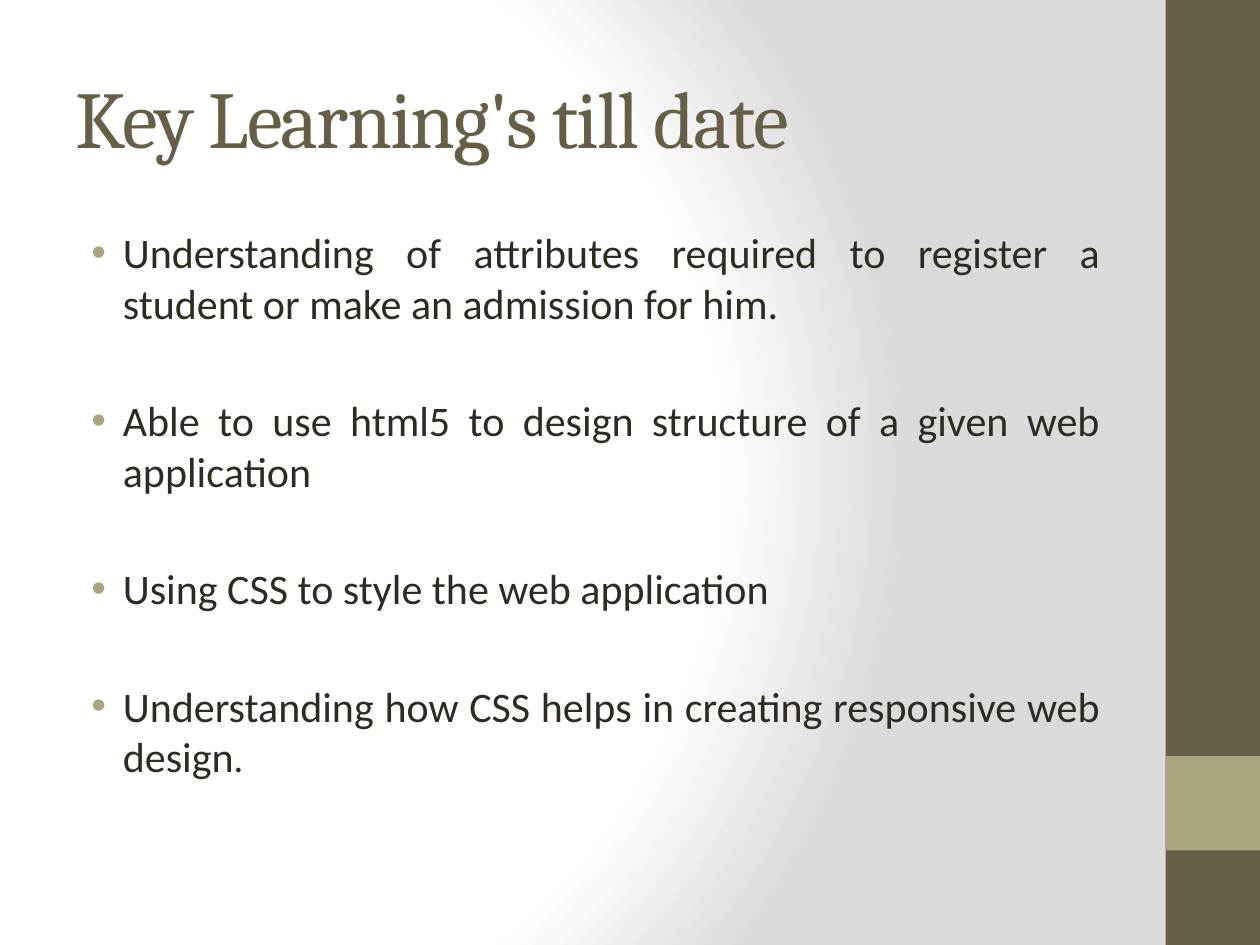
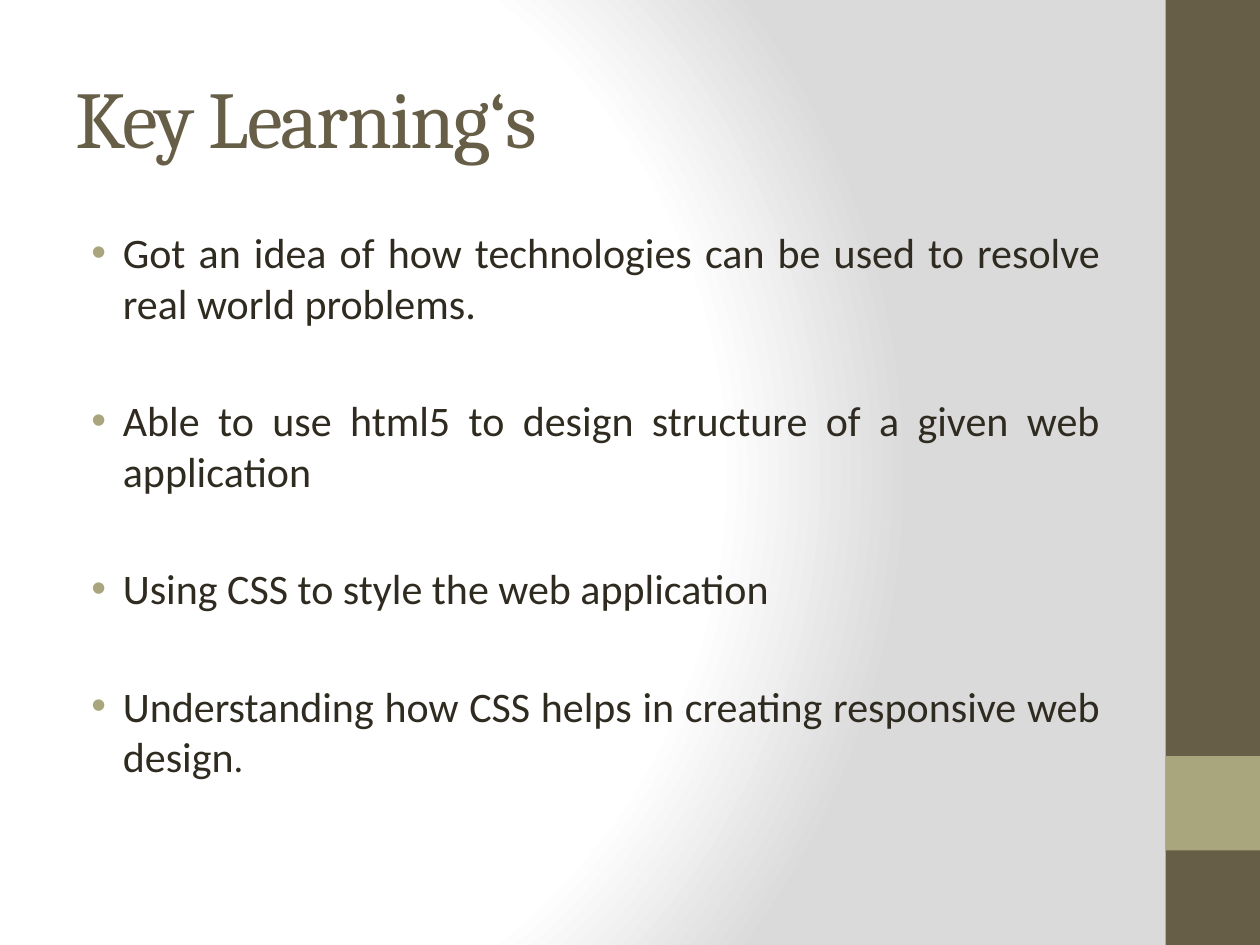
Before and after one commit to abhiyankgoyal/internshipProject, a slide deck: slide 25 of Internship Presentation.pptx. Drawn at 1260x945 pixels with LibreOffice and Linux fonts; fonts in the diff are those of the drawing. Boxes give left, top, right and bottom in pixels: in the first picture for what was removed or moved away, otherwise in the second. Text is boxed around its words. In the diff, an @@ line names an element or a change of style, - is before the commit and + after.

Commit message:
update admission page style

```diff
--- a/Internship Presentation.pptx
+++ b/Internship Presentation.pptx
@@ title at [76,94,537,166]: text changed @@
-Key Learning's till date
+Key Learning‘s
@@ text at [123,239,1100,326]: text changed @@
-• Understanding of attributes required to register a student or make an admission for him.
+• Got an idea of how technologies can be used to resolve real world problems.
```
Also in this commit, not shown: 8 other slides changed, 3 other files.
